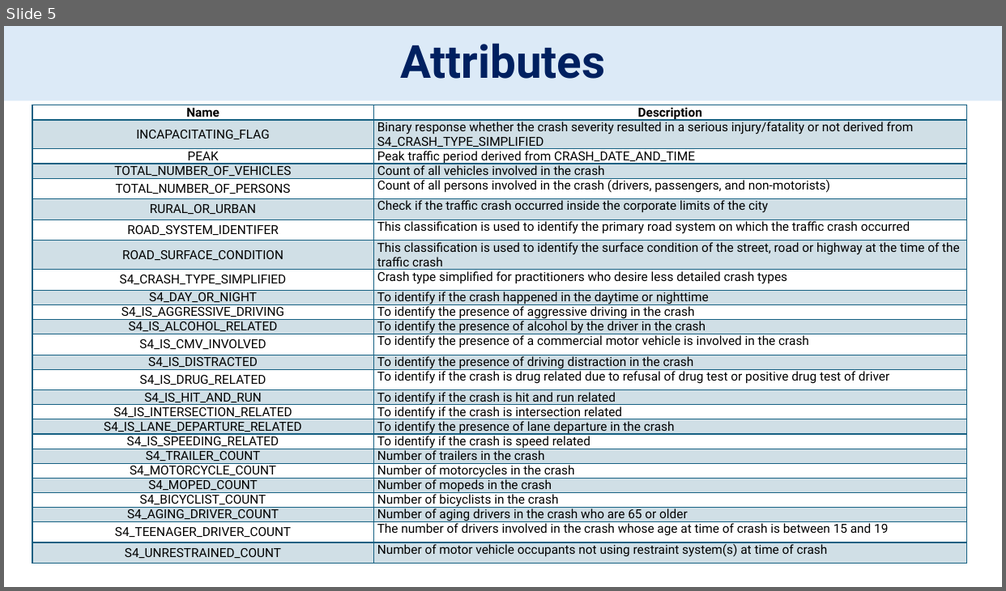
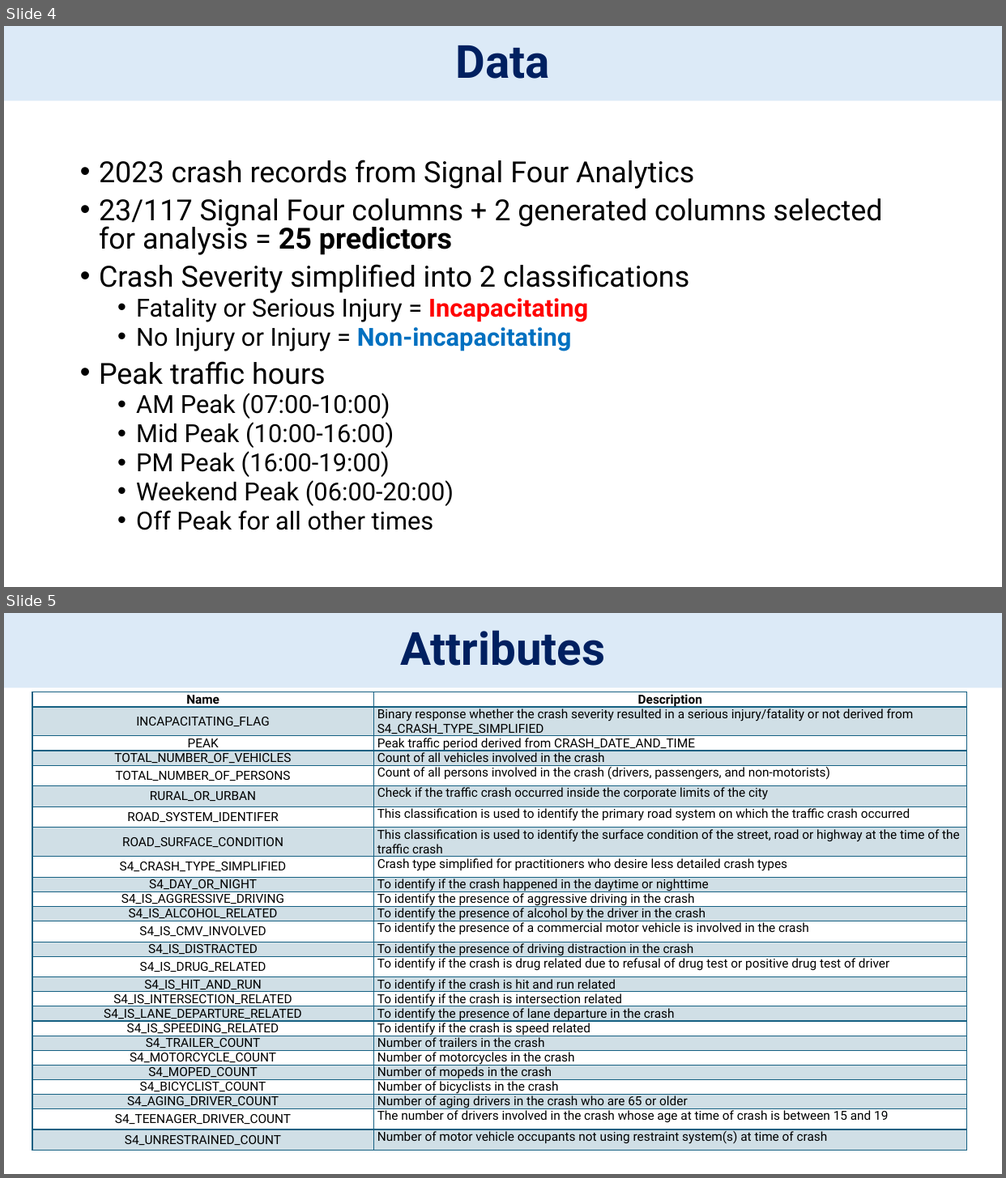
Before and after one commit to bofethe/signal-four, a slide deck: PredictiveCrashAnalysis.pptx. Shown one above the other, each under a label of ours: slide 5 before the commit, slides 4 and 5 after it. The pictures are 1006x591 and 1006x1178 pixels, drawn with LibreOffice and Linux fonts; fonts in the diff are those of the drawing. Boxes give left, top, right and bottom in pixels: in the first picture for what was removed or moved away, otherwise in the second. Text is boxed around its words. In the diff, an @@ line names an element or a change of style, - is before the commit and + after.

```diff
--- a/PredictiveCrashAnalysis.pptx
+++ b/PredictiveCrashAnalysis.pptx
@@ slide 4 added at (4,26,1002,587), background #FFFFFF @@
@@ title added at (4,26,1002,101), fill #DCEAF7, 44 pt, text #002060, bold @@
+Data
@@ text added at (99,160,883,531), 24 pt, text #000000 @@
+• 2023 crash records from Signal Four Analytics
+• 23/117 Signal Four columns + 2 generated columns selected for analysis = 25 predictors
+• Crash Severity simplified into 2 classifications
+  • Fatality or Serious Injury = Incapacitating
+  • No Injury or Injury = Non-incapacitating
+• Peak traffic hours
+  • AM Peak (07:00-10:00)
+  • Mid Peak (10:00-16:00)
+  • PM Peak (16:00-19:00)
+  • Weekend Peak (06:00-20:00)
+  • Off Peak for all other times
```
Also in this commit, not shown: 7 slides changed, 2 other slides added, 1 slide removed, 3 other files.
